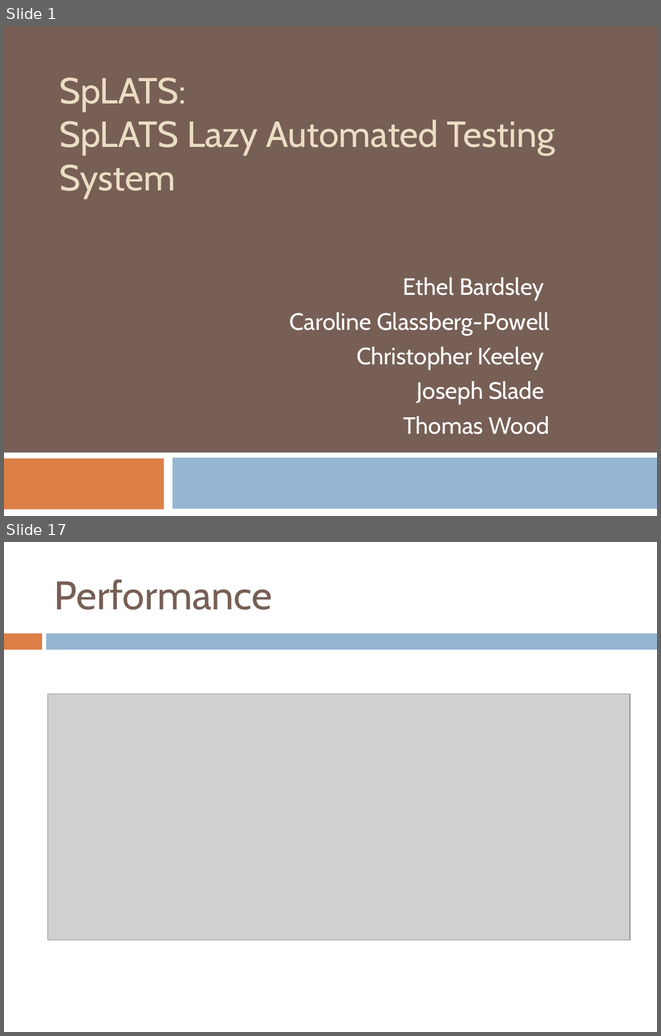
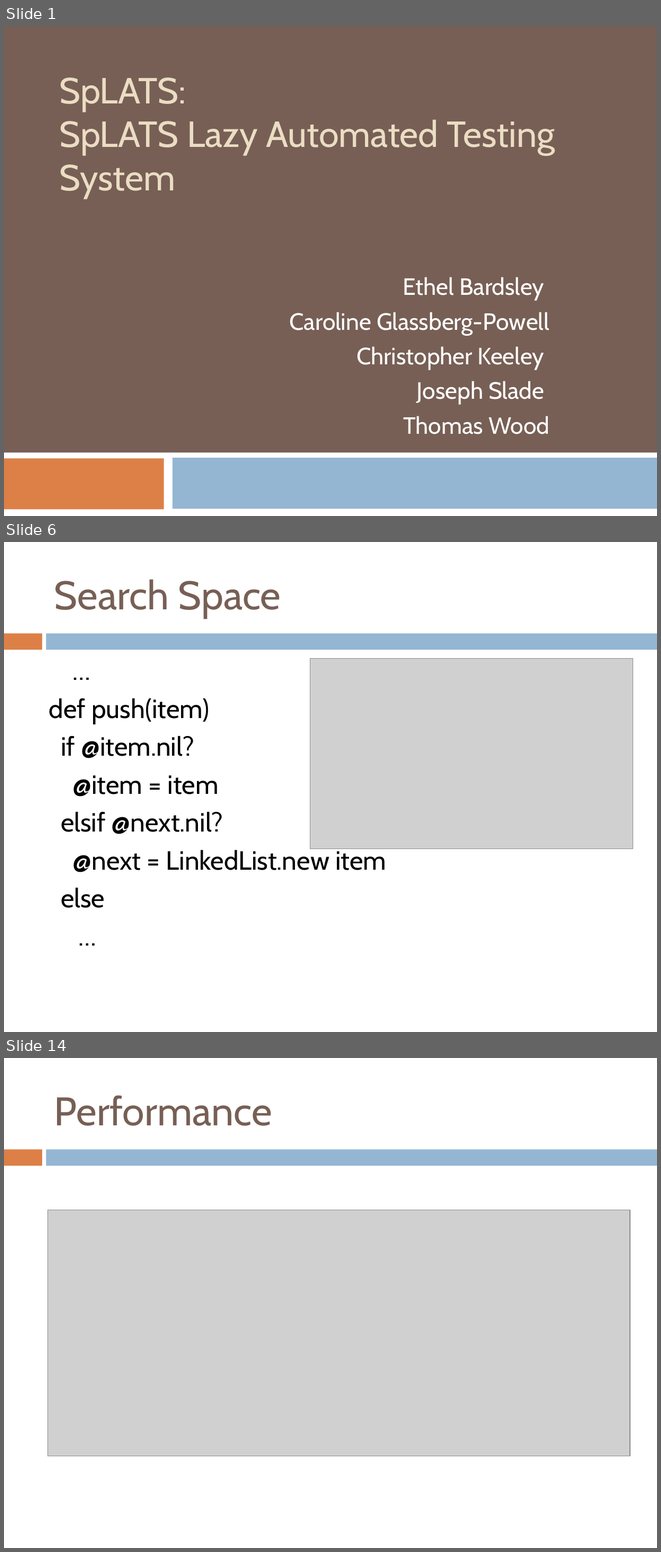
Before and after one commit to IgnoredAmbience/splats, a slide deck: docs/SpLATS.ppt. Shown one above the other, each under a label of ours: slides 1 and 17 before the commit, slides 1, 6 and 14 after it; the slides between them are not shown. The pictures are 661x1036 and 661x1552 pixels, drawn with LibreOffice and Linux fonts; fonts in the diff are those of the drawing; grey boxes stand for pictures. Boxes give left, top, right and bottom in pixels: in the first picture for what was removed or moved away, otherwise in the second. Text is boxed around its words. In the diff, an @@ line names an element or a change of style, - is before the commit and + after.

```diff
--- a/docs/SpLATS.ppt
+++ b/docs/SpLATS.ppt
@@ slide 6 added at [4,542,657,1032], background #FFFFFF; not listed: 2 template elements that a slide beside it also shows @@
@@ title added at [54,579,281,618], 44 pt, text #775F55 @@
+Search Space
@@ picture added at [310,658,634,849] @@
@@ text added at [49,698,386,908], 29 pt, text #000000 @@
+…
+def push(item)
+if @item.nil?
+@item = item
+elsif @next.nil?
+@next = LinkedList.new item
+else
+…
@@ what was slide 17 is now slide 14 @@
```
Also in this commit, not shown: 11 slides changed, 3 other slides added, 7 slides removed.
